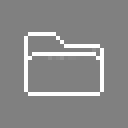
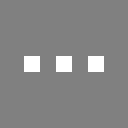
Layered file, before and after one edit (w=128, h=128). Changes by layer:
added layer "Rope Shadow #11" above "Rope Shadow #10" over (28, 56, 100, 72)
hid "Rope Shadow #10" over (24, 32, 104, 96)
